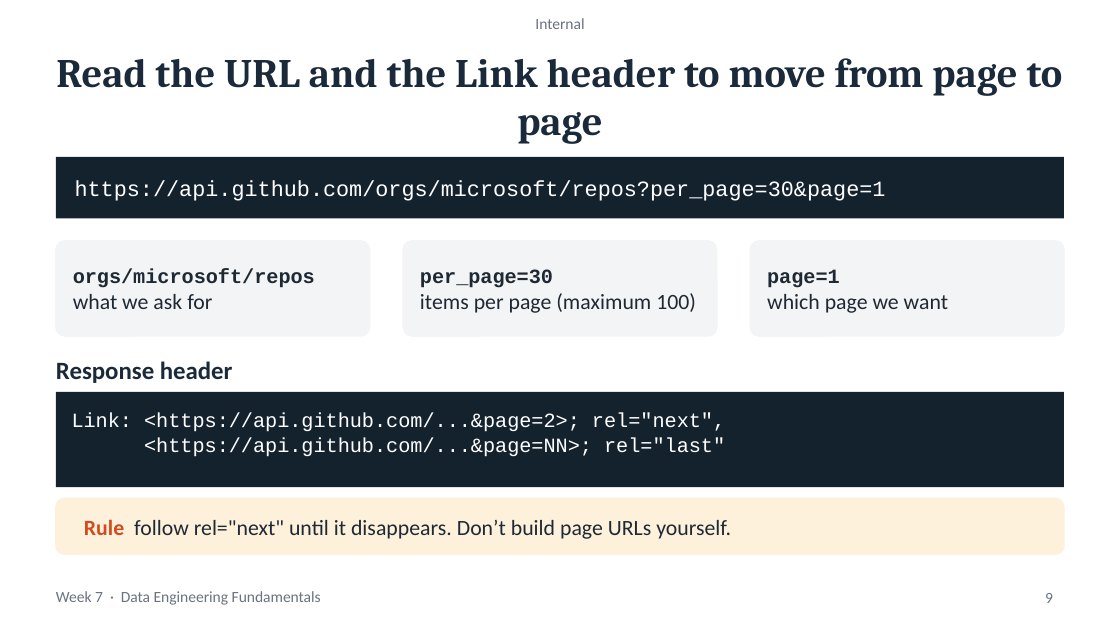
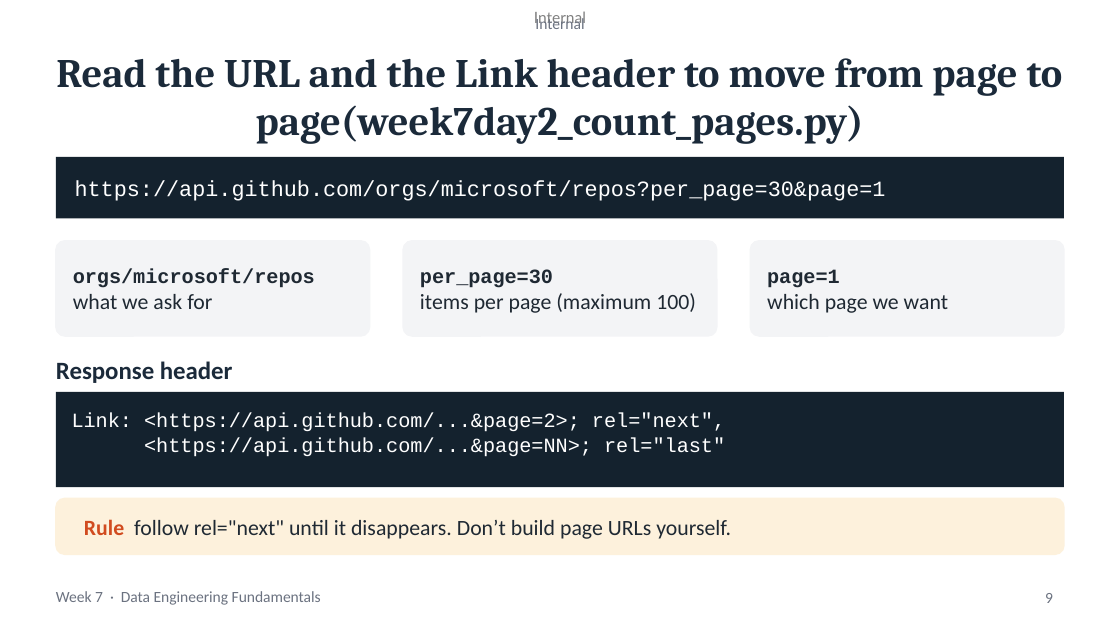
Before and after one commit to joejoe192/olist-de-capstone, a slide deck: slide 9 of week7_day_2_working_with_apis_2hr.pptx. Drawn at 1120x630 pixels with LibreOffice and Linux fonts; fonts in the diff are those of the drawing. Boxes give left, top, right and bottom in pixels: in the first picture for what was removed or moved away, otherwise in the second. Text is boxed around its words. In the diff, an @@ line names an element or a change of style, - is before the commit and + after.

```diff
--- a/week7_day_2_working_with_apis_2hr.pptx
+++ b/week7_day_2_working_with_apis_2hr.pptx
@@ text added at [534,11,586,27], 10 pt, text #000000 at 50% opacity @@
+Internal
@@ title at [56,58,1063,144]: text changed @@
-Read the URL and the Link header to move from page to page
+Read the URL and the Link header to move from page to page(week7day2_count_pages.py)
```
Also in this commit, not shown: 23 other slides changed.
